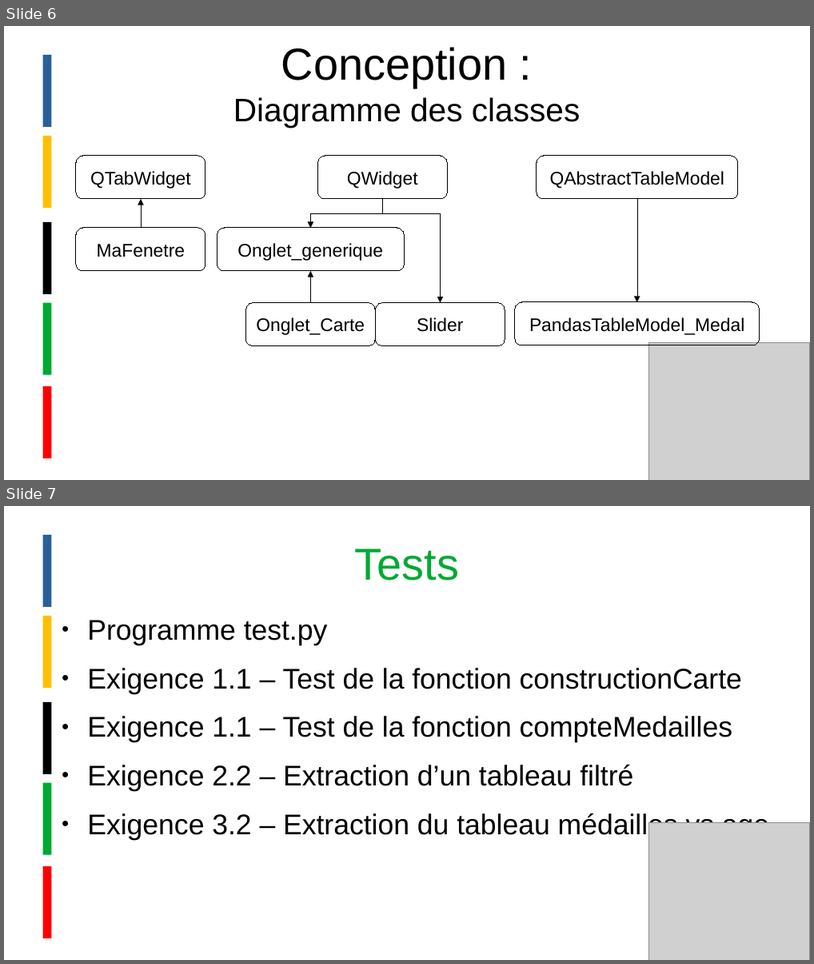
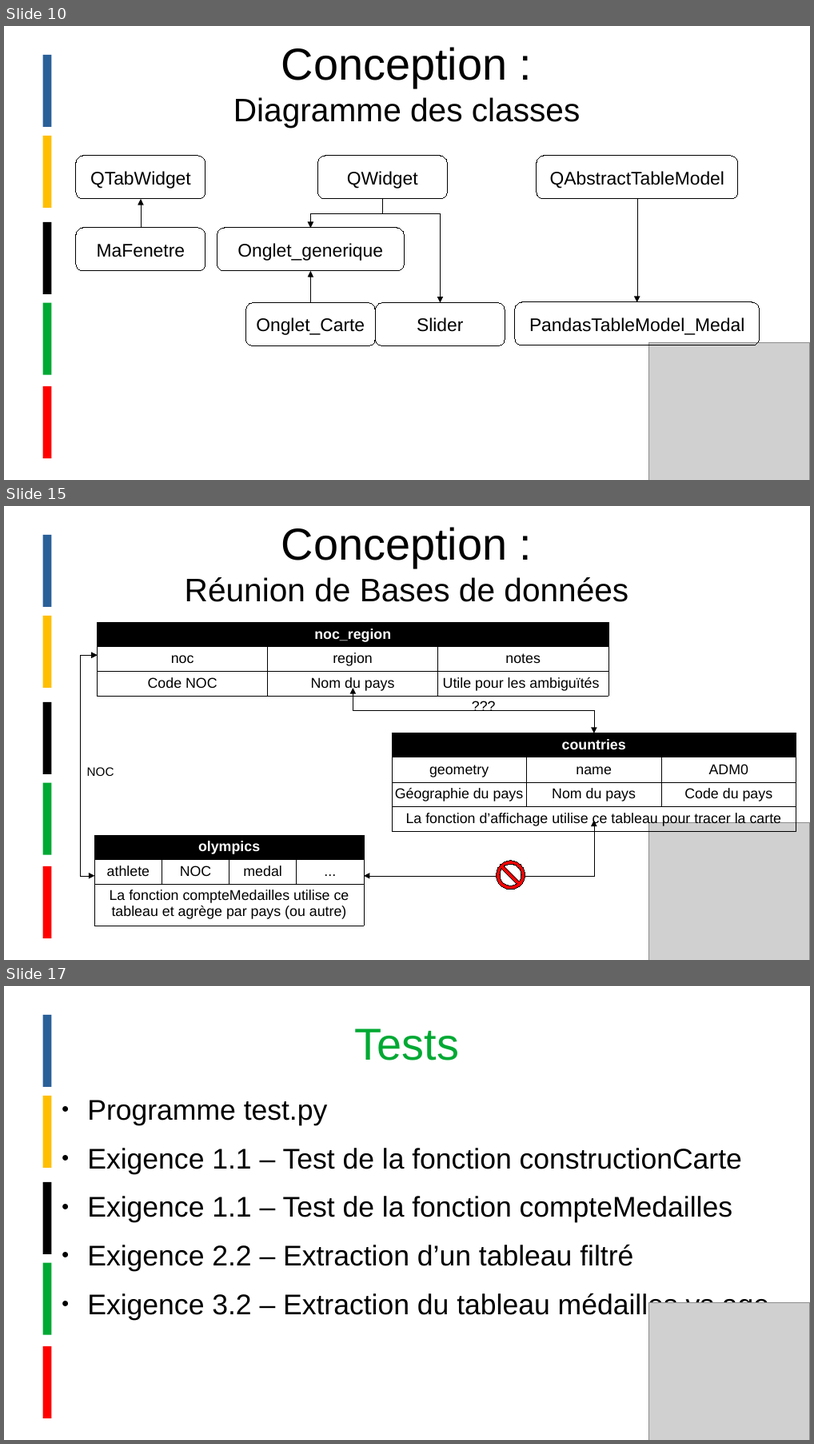
Before and after one commit to cguirardel/PAI-projet, a slide deck: slides.odp. Shown one above the other, each under a label of ours: slides 6 and 7 before the commit, slides 10, 15 and 17 after it; the slides between them are not shown. The pictures are 814x964 and 814x1444 pixels, drawn with LibreOffice and Linux fonts; fonts in the diff are those of the drawing; grey boxes stand for pictures. Boxes give left, top, right and bottom in pixels: in the first picture for what was removed or moved away, otherwise in the second. Text is boxed around its words. In the diff, an @@ line names an element or a change of style, - is before the commit and + after.

```diff
--- a/slides.odp
+++ b/slides.odp
@@ slide 15 added at (4, 506, 810, 960), background #FFFFFF @@
@@ title added at (185, 527, 629, 602), 32 pt, text #000000 @@
+Conception :
+Réunion de Bases de données
@@ table added at (98, 622, 609, 694), 3 rows, 3 columns @@
+noc_region |  | 
+noc | region | notes
+Code NOC | Nom du pays | Utile pour les ambiguïtés
@@ elbow double arrow added from (98, 656) to (94, 876), #000000 0 pt @@
@@ elbow double arrow added from (353, 688) to (594, 733), #000000 0 pt @@
@@ text added at (465, 693, 523, 742), 14 pt, text #000000 @@
+???
@@ table added at (392, 733, 797, 829), 4 rows, 3 columns @@
+countries |  | 
+geometry | name | ADM0
+Géographie du pays | Nom du pays | Code du pays
+La fonction d’affichage utilise ce tableau pour tracer la carte |  | 
@@ text added at (87, 767, 114, 776), 12 pt, text #000000 @@
+NOC
@@ table added at (94, 836, 364, 922), 3 rows, 4 columns @@
+olympics |  |  | 
+athlete | NOC | medal | ...
+La fonction compteMedailles utilise ce tableau et agrège par pays (ou autre) |  |  | 
@@ elbow double arrow added from (364, 876) to (594, 820), #000000 0 pt @@
@@ picture added at (650, 823, 810, 960) @@
@@ ellipse added at (497, 860, 525, 888), fill #FFFFFF, outline #FFFFFF 0 pt @@
@@ no-entry sign added at (497, 860, 525, 888), fill #FF0000, outline #000000 0 pt @@
@@ group added at (47, 535, 47, 939): 5 lines @@
@@ what was slide 6 is now slide 10 @@
@@ what was slide 7 is now slide 17 @@
```
Also in this commit, not shown: 1 slide changed, 9 other slides added, 1 other file.
